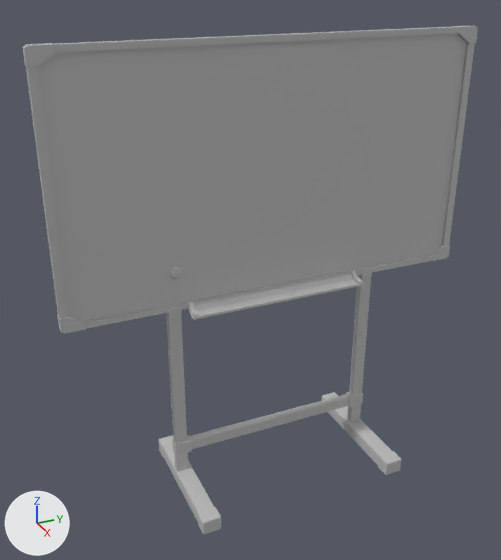
What one commit did to the FBX model Assets/4. Models/FBX_blackboard.fbx.
The view is the same before and after, from a camera (50 mm lens) standing at (2.76, 0.42, 1.8) and looking at (-0.35, 1.82, 0.24). The lights are fixed; the arrows at lower left show +X, +Y and +Z. The older version comes first. Where no turn or scale is listed for an object, it has been applied to the vertices.

In view in the first picture: 'FBX_blackboard' and 1 more.
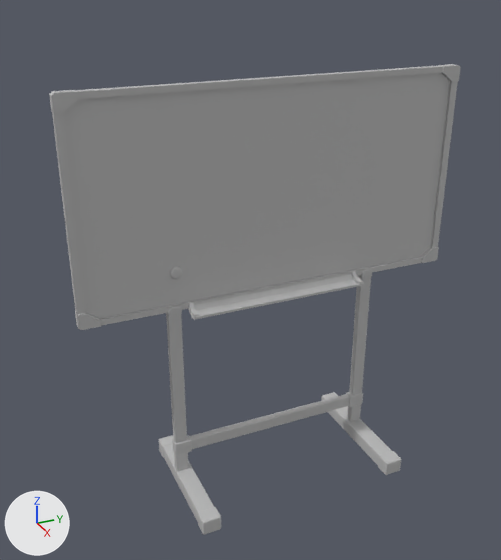
Where the change shows, as pixel boxes [x1, y1, x2, y2] in the pictures (501 x 560 px; the box of a moved part takes in the faces that stretch with it):
'FBX_blackboard', reshaped (9% narrower, 8% shorter)
    before: [23, 25, 478, 535]
    after: [49, 64, 461, 535]
part 1 of me_mesh, moved or reshaped
    before: [23, 43, 55, 67]
    after: [49, 90, 79, 114]
part 2 of me_mesh, moved or reshaped
    before: [453, 25, 478, 43]
    after: [438, 64, 461, 82]
part 3 of me_mesh, moved or reshaped
    before: [57, 314, 86, 334]
    after: [75, 312, 101, 330]
part 4 of me_mesh, moved or reshaped
    before: [26, 27, 475, 329]
    after: [52, 66, 458, 315]
part 5 of me_mesh, moved or reshaped
    before: [431, 245, 450, 261]
    after: [421, 247, 439, 263]

What the commit changed:
me_mesh is used by ob_fbx_blackboard; location (-0.285, 1.972, -0.969).
me_mesh had 1226 vertices, 1199 faces and spanned x -0.39..0.39, y -1.17..1.17, z 0.0..2.46.
me_mesh now has 1226 vertices, 1199 faces and spans x -0.39..0.39, y -1.09..1.09, z 0.0..2.26.
me_mesh part 1: the loose piece of 12 vertices spanning x -0.1..-0.05, y -1.17..-1.05, z 2.38..2.46 is moved by (0.0, 0.08, -0.2).
me_mesh part 2: the loose piece of 12 vertices spanning x -0.1..-0.05, y 1.05..1.17, z 2.38..2.46 is moved by (0.0, -0.08, -0.2).
me_mesh part 3: the loose piece of 12 vertices spanning x -0.1..-0.05, y -1.17..-1.05, z 1.12..1.2 is moved by (0.0, 0.08, 0.0).
me_mesh part 4: the loose piece of 32 vertices spanning x -0.09..-0.05, y -1.17..1.17, z 1.12..2.46 is scaled about its middle by (1, 0.927, 0.847), then moved by (0.0, 0.0, -0.1).
me_mesh part 5: the loose piece of 12 vertices spanning x -0.1..-0.05, y 1.05..1.17, z 1.12..1.2 is moved by (0.0, -0.08, 0.0).
